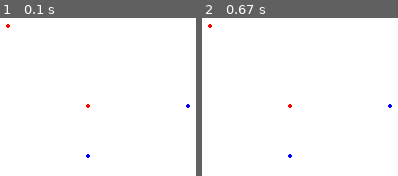
Above: before the commit, frames 1-2 (left to right).
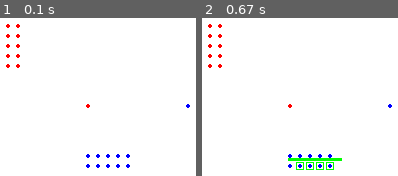
Above: after the commit, the same moments.

Repository: JMABrown/Pygame-RTS
Game: pygame game, started from pygame-rts.py
Same seed, same stepped clock (60 frames per second), same inputs: the game is played once before the commit and once after it.
Inputs (mouse positions are in pixels of both pictures, inside the frame that each line leads up to):
- Up to frame 1 (0.1 s): no input
- Up to frame 2 (0.67 s): press the mouse at (294, 158) at 0.37 s; move the mouse to (outside the picture) at 0.47 s; release the mouse at (outside the picture) at 0.6 s

The runs differ from the first frame. In frame 1, 0.7% of the frame differs, in the area x 3-67%, y 3-95%; in frame 2, 1.6%, in the area x 3-72%, y 3-97%.

Commit message:
Added ability to attack

Diff:
--- a/pygame-rts.py
+++ b/pygame-rts.py
@@ -1,5 +1,6 @@
 import pygame
 import numpy as np
+import time
 from pygame.locals import *
 
 WHITE = (255, 255, 255)
@@ -10,12 +11,32 @@
 GREEN = (0, 255, 0)
 
 SELECTION_COLOR = GREEN
+#ATTACK_COLOR = CYAN
+
+SHOW_HEALTH = True
 
 LMB = 1
 MMB = 2
 RMB = 3
 SCROLL_UP = 4
 SCROLL_DOWN = 5
+
+UNIT_MAX_HP = 100
+UNIT_RANGE = 30
+UNIT_ATTACK_PERIOD = 1.0 #seconds
+
+class AttackLine(object):
+
+    def __init__(self, x1, y1, x2, y2):
+        self.x1 = x1
+        self.x2 = x2
+        self.y1 = y1
+        self.y2 = y2
+
+    def draw(self, displaySurf):
+        pygame.draw.line(displaySurf, RED, (self.x1, self.y1), (self.x2, self.y2), 3)
+        pygame.draw.line(displaySurf, CYAN, (self.x1, self.y1), (self.x2, self.y2), 1)
+
 
 class Unit(object):
 
@@ -27,6 +48,9 @@
         self.x_dest = 0
         self.y_dest = 0
         self.moving = False
+        self.hp = UNIT_MAX_HP
+        self.target = None
+        self.time_last_attack = 0
 
     def setSelected(self, b):
         self.selected = b
@@ -49,9 +73,30 @@
             self.x += x_dist * 2
             self.y += y_dist * 2
 
+    def setTarget(self, new_target):
+        self.target = new_target
+
+    def updateAttack(self, attacks):
+        if (self.target is not None):
+            if (time.clock() >= self.time_last_attack + UNIT_ATTACK_PERIOD):
+                x_dist = self.target.x - self.x
+                y_dist = self.target.y - self.y
+                total_dist = (x_dist**2 + y_dist**2)**0.5
+                if (total_dist <= UNIT_RANGE):
+                    self.target.inflictDamage(self, 10)
+                    attacks.append(AttackLine(self.x, self.y, self.target.x, self.target.y))
+                    self.time_last_attack = time.clock()
+
+
+    def inflictDamage(self, attacker, damage):
+        self.hp -= damage
+        self.setTarget(attacker)
+        if (self.hp < 0):
+            self.hp = 0
+
     def updateAvoidOthers(self, units):
         for unit in units:
-            if (unit is not self):
+            if (unit is not self):      #is instead of == to check references not the same thing
                 x_dist = unit.x - self.x
                 y_dist = unit.y - self.y
                 total_dist = (x_dist**2 + y_dist**2)**0.5
@@ -65,6 +110,12 @@
         pygame.draw.circle(displaySurf, self.color, (int(self.x), int(self.y)), 2, 0)
         if (self.selected):
             pygame.draw.rect(displaySurf, SELECTION_COLOR, (int(self.x) - 4, int(self.y) - 4, 8, 8), 1)
+            if (SHOW_HEALTH):
+                bar_width = 24
+                pygame.draw.rect(displaySurf, RED, ((int(self.x)) - 12, (int(self.y)) - 8, bar_width, 3), 0)
+                health_fraction = float(self.hp) / float(UNIT_MAX_HP)
+                health_fraction *= bar_width
+                pygame.draw.rect(displaySurf, GREEN, ((int(self.x)) - 12, (int(self.y)) - 8, health_fraction, 3), 0)
 
 pygame.init()
 
@@ -79,10 +130,29 @@
 
 box_being_dragged = False
 
+attacks = [AttackLine(0, 0, 100, 100)]
 units = [Unit(100, 100, RED)]
 units.append(Unit(200, 100, BLUE))
 units.append(Unit(100, 150, BLUE))
+units.append(Unit(110, 150, BLUE))
+units.append(Unit(120, 150, BLUE))
+units.append(Unit(130, 150, BLUE))
+units.append(Unit(140, 150, BLUE))
+units.append(Unit(100, 160, BLUE))
+units.append(Unit(110, 160, BLUE))
+units.append(Unit(120, 160, BLUE))
+units.append(Unit(130, 160, BLUE))
+units.append(Unit(140, 160, BLUE))
 units.append(Unit(20, 20, RED))
+units.append(Unit(20, 30, RED))
+units.append(Unit(20, 40, RED))
+units.append(Unit(20, 50, RED))
+units.append(Unit(20, 60, RED))
+units.append(Unit(30, 20, RED))
+units.append(Unit(30, 30, RED))
+units.append(Unit(30, 40, RED))
+units.append(Unit(30, 50, RED))
+units.append(Unit(30, 60, RED))
 
 def AnySelectedUnits(us):
     for u in us:
@@ -108,6 +178,12 @@
                 for unit in units:
                     if (unit.selected):
                         unit.setDestination(mouse_pos[0], mouse_pos[1])
+                        for target_unit in units:
+                            dist_from_mouse = ((target_unit.x - mouse_pos[0])**2 + (target_unit.y - mouse_pos[1])**2)**0.5
+                            if (dist_from_mouse < 8):
+                                if (target_unit is not unit):
+                                    unit.setTarget(target_unit)
+
                 #else:
                     #units.append(Unit(mouse_pos[0], mouse_pos[1], RED))
         if event.type == pygame.MOUSEBUTTONUP:
@@ -125,10 +201,22 @@
     for unit in units:
         unit.updateTravel()
         unit.updateAvoidOthers(units)
+        unit.updateAttack(attacks)
+        if (unit.hp == 0):
+            for attacking_unit in units:
+                if (attacking_unit.target is unit):
+                    attacking_unit.setTarget(None)
+            units.remove(unit)
         unit.draw(DISPLAYSURF)
 
+    for al in attacks:
+        al.draw(DISPLAYSURF)
+
     keys = pygame.key.get_pressed()
 
     pygame.display.update()
 
+    for al in attacks:
+        attacks.remove(al)
+
     fpsClock.tick(FPS)
